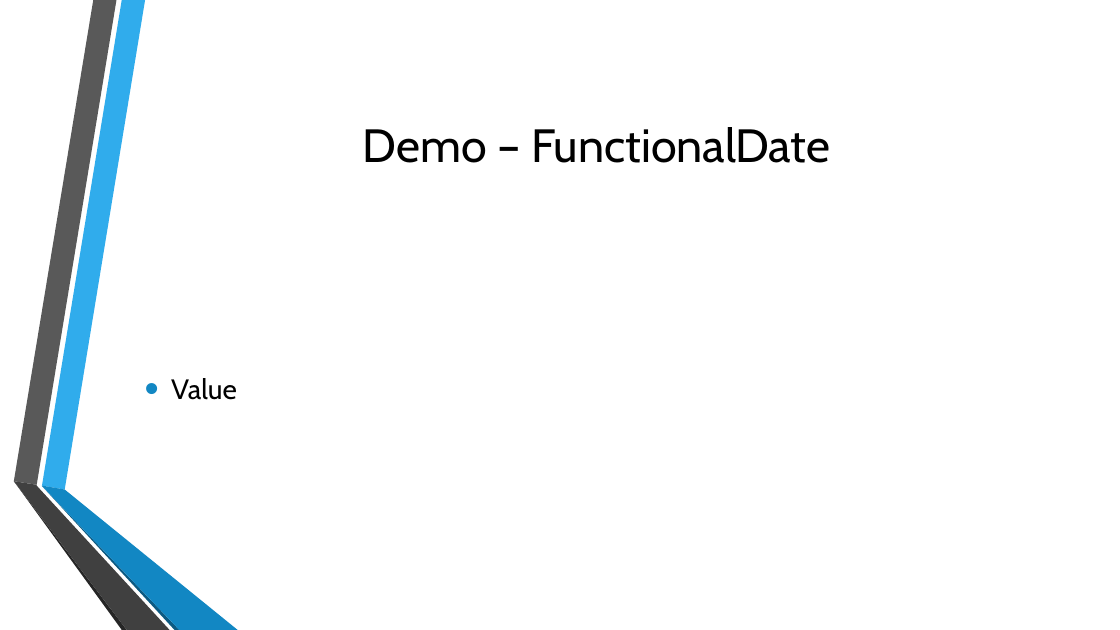
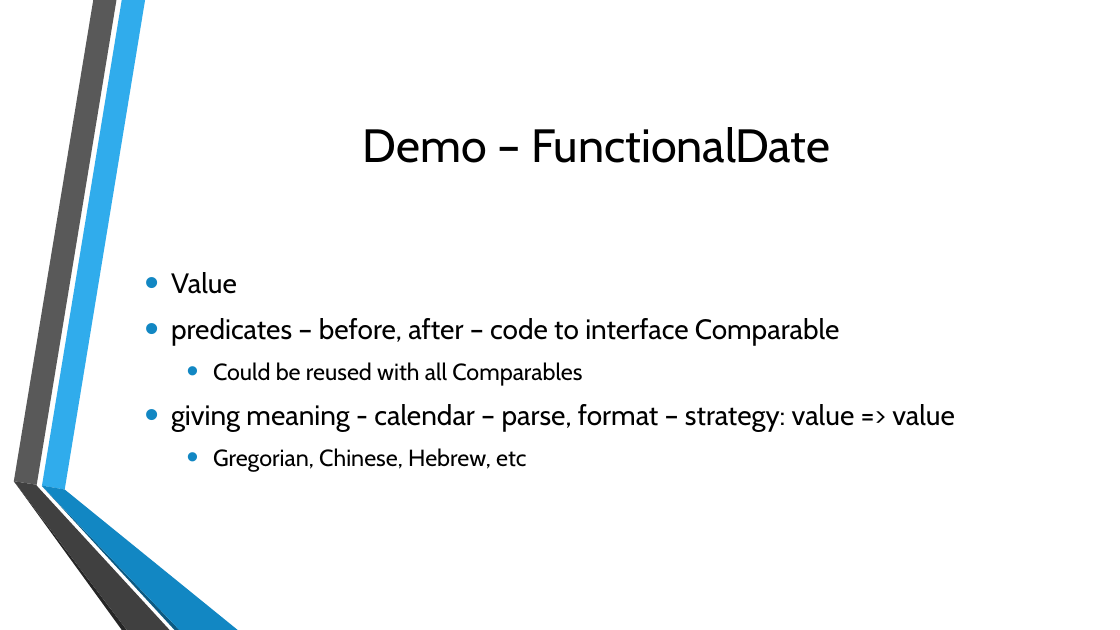
Before and after one commit to m0smith/presentations, a slide deck: slide 14 of FunctionalProgrammingForJavaDevelopers/ppt/Functional Programming for Object-Oriented Developers.pptx (slide 13 before the commit). Drawn at 1120x630 pixels with LibreOffice and Linux fonts; fonts in the diff are those of the drawing; background and template pictures are left out. Boxes give left, top, right and bottom in pixels: in the first picture for what was removed or moved away, otherwise in the second. Text is boxed around its words. In the diff, an @@ line names an element or a change of style, - is before the commit and + after.

```diff
--- a/FunctionalProgrammingForJavaDevelopers/ppt/Functional Programming for Object-Oriented Developers.pptx
+++ b/FunctionalProgrammingForJavaDevelopers/ppt/Functional Programming for Object-Oriented Developers.pptx
@@ text at box(171, 318, 955, 472): paragraphs added @@
+• predicates – before, after – code to interface Comparable
+  • Could be reused with all Comparables
+• giving meaning - calendar – parse, format – strategy: value => value
+  • Gregorian, Chinese, Hebrew, etc
```
Also in this commit, not shown: 2 other slides changed, 1 slide added.
